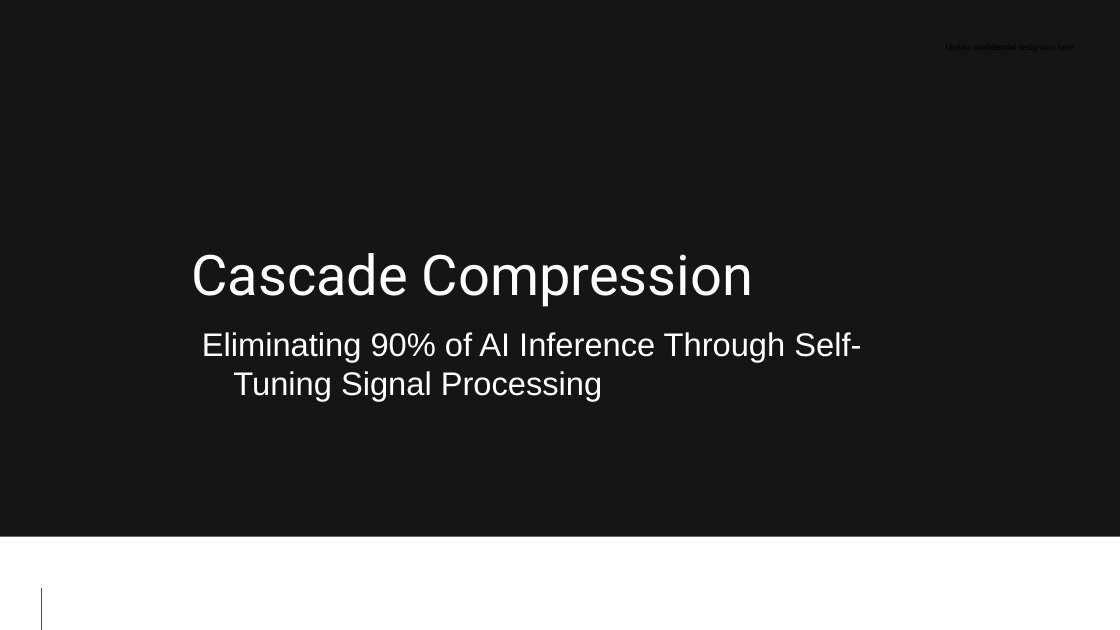
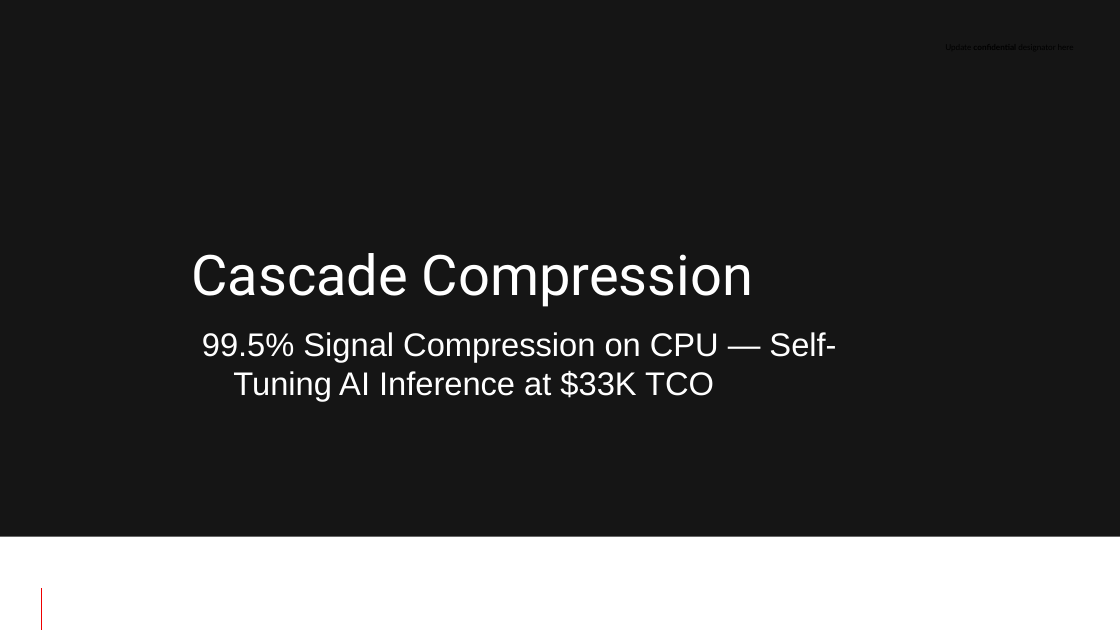
Before and after one commit to jkershawrh/cascade-compression, a slide deck: slide 1 of docs/Cascade-Compression-Whitepaper-Deck.pptx. Drawn at 1120x630 pixels with LibreOffice and Linux fonts; fonts in the diff are those of the drawing; background and template pictures are left out. Boxes give left, top, right and bottom in pixels: in the first picture for what was removed or moved away, otherwise in the second. Text is boxed around its words. In the diff, an @@ line names an element or a change of style, - is before the commit and + after.

```diff
--- a/docs/Cascade-Compression-Whitepaper-Deck.pptx
+++ b/docs/Cascade-Compression-Whitepaper-Deck.pptx
@@ subtitle at [202,332,836,401]: text changed @@
-Eliminating 90% of AI Inference Through Self-Tuning Signal Processing
+99.5% Signal Compression on CPU — Self-Tuning AI Inference at $33K TCO
```
Also in this commit, not shown: 9 other slides changed, 1 other file.
